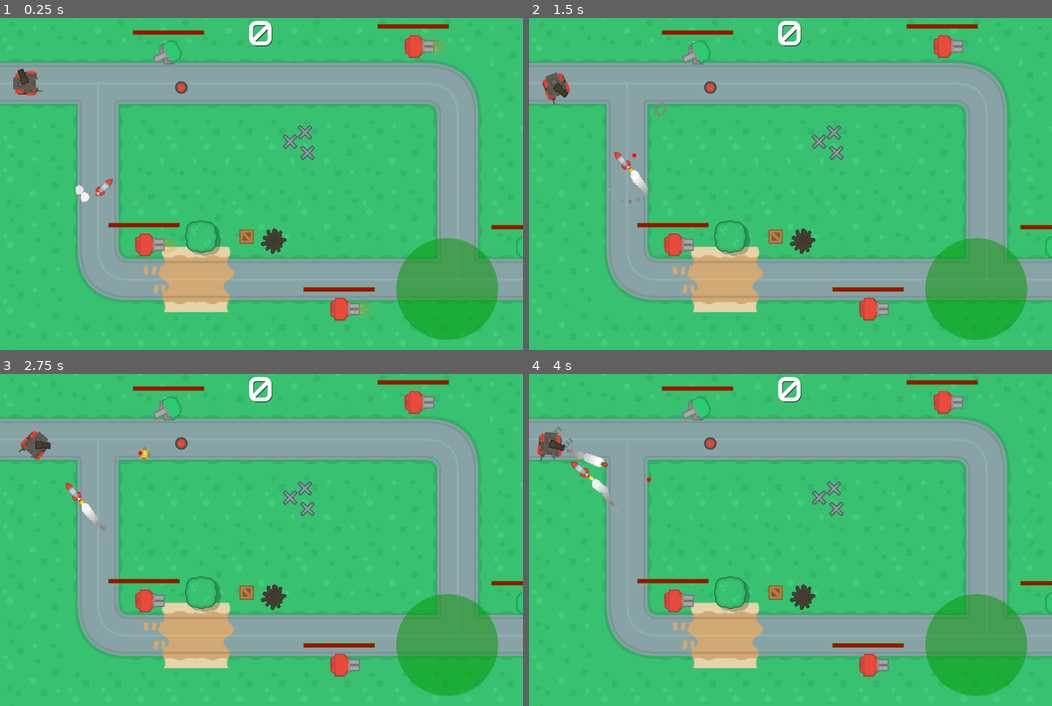
Above: before the commit, frames 1-4 (two rows, left to right).
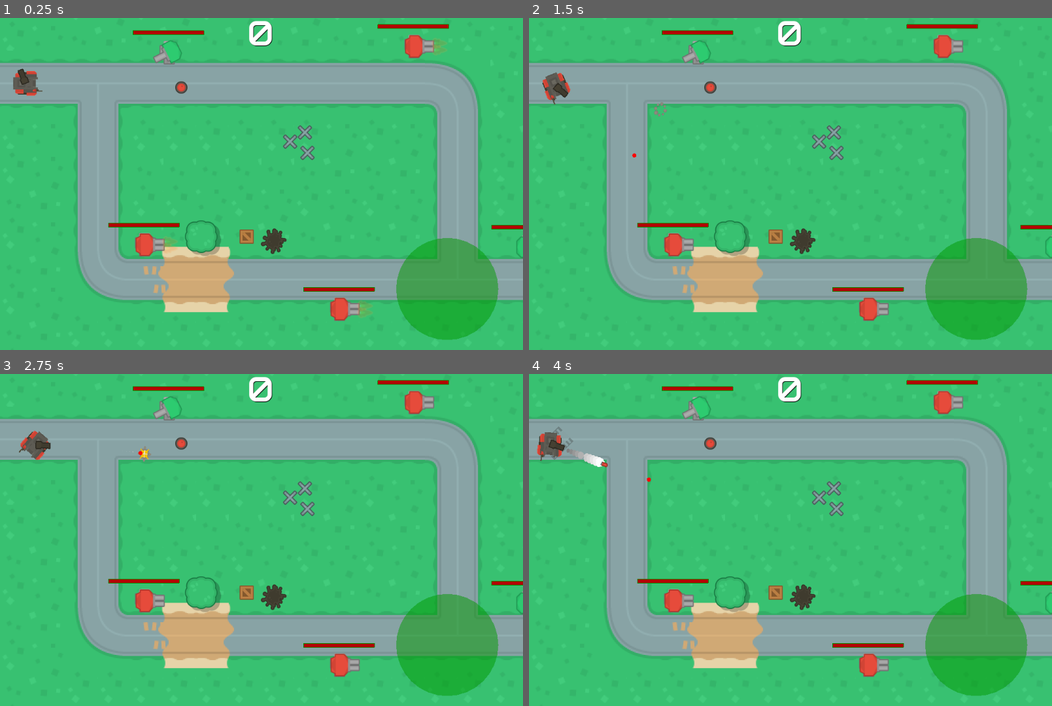
Above: after the commit, the same moments.

Repository: soapmactavish23/rogue_tank
Game: Godot game, scene res://scenes/game.tscn
Same seed, same stepped clock (60 frames per second), same inputs: the game is played once before the commit and once after it.
Inputs (mouse positions are in pixels of both pictures, inside the frame that each line leads up to):
- Up to frame 1 (0.25 s): no input
- Up to frame 2 (1.5 s): move the mouse to (905, 167) at 0.52 s; hold Right (ui_right) 0.53-1.28 s; tap Space (ui_shoot) at 0.6 s; move the mouse to (685, 200) at 1.27 s; hold Down (ui_down) from 1.28 s (still down); right-click (685, 200) at 1.35 s
- Up to frame 3 (2.75 s): tap Space (ui_shoot) at 1.55, 2.1 s; move the mouse to (313, 466) at 2.02 s; release Down (ui_down) at 2.03 s; hold Right (ui_right) from 2.03 s (still down)
- Up to frame 4 (4 s): move the mouse to (764, 606) at 2.77 s; release Right (ui_right) at 2.78 s; hold Up (ui_up) 2.78-3.53 s; tap Space (ui_shoot) at 2.85, 3.8 s; move the mouse to (947, 589) at 3.52 s; hold Left (ui_left) from 3.53 s (still down); right-click (947, 589) at 3.6 s

The runs differ from the first frame. In frame 1, 0.2% of the frame differs, in the area x 14-22%, y 48-56%; in frame 2, 0.2%; in frame 3, 0.2%; in frame 4, 0.2%, in the area x 8-17%, y 26-40%.

Commit message:
86. 82 - Disparando os misseis teleguiados

Diff:
--- a/HOME.gd
+++ b/HOME.gd
@@ -1,6 +1,7 @@
 extends Area2D
 
-const rot_vel = PI * .1
+const PRE_MISSEL = preload("res://scenes/home_missel.tscn")
+var rot_vel = PI * .1
 
 func _ready():
 	pass
@@ -12,5 +13,23 @@
 	var facing = Vector2(cos(rotation), sin(rotation))
 
 	if ht.dot(facing) > 0:
-		print('fire')
+		if $fire_timer.is_stopped():
+			fire()
+			$fire_timer.start()
+	else:
+		$fire_timer.stop()
+
 	return null
+
+func fire():
+	if get_parent().bodies.size():
+		var missel = PRE_MISSEL.instance()
+		get_parent().add_child(missel)
+		missel.rotation = rotation
+		missel.target = get_parent().bodies[0]
+		missel.global_position = $barrel.global_position
+	else:
+		$fire_timer.stop()
+
+func _on_firetimer_timeout():
+	fire()
--- a/scenes/game.tscn
+++ b/scenes/game.tscn
@@ -12,7 +12,6 @@
 [ext_resource path="res://scenes/crateWood.tscn" type="PackedScene" id=10]
 [ext_resource path="res://scenes/barrelBlack_top.tscn" type="PackedScene" id=11]
 [ext_resource path="res://scripts/radar_circle.gd" type="Script" id=12]
-[ext_resource path="res://scenes/home_missel.tscn" type="PackedScene" id=13]
 [ext_resource path="res://scenes/test.gd" type="Script" id=14]
 
 [sub_resource type="DynamicFont" id=1]
@@ -26,9 +25,6 @@
 tile_set = ExtResource( 3 )
 format = 1
 tile_data = PoolIntArray( -131072, 0, 0, -131058, 0, 0, -65534, 0, 0, -65532, 0, 0, -65530, 0, 0, -65528, 0, 0, -65526, …(1865 unchanged characters)…
-
-[node name="home_missel" parent="." instance=ExtResource( 13 )]
-position = Vector2( 194.401, 334.004 )
 
 [node name="Tank" parent="." instance=ExtResource( 2 )]
 position = Vector2( 50, 128 )
--- a/scenes/home_missel.tscn
+++ b/scenes/home_missel.tscn
@@ -30,7 +30,12 @@
 scale_curve = SubResource( 3 )
 color_ramp = SubResource( 5 )
 
+[sub_resource type="CapsuleShape2D" id=6]
+radius = 6.91856
+height = 25.716
+
 [node name="home_missel" type="Area2D"]
+collision_layer = 2
 script = ExtResource( 2 )
 
 [node name="fire" type="Particles2D" parent="."]
@@ -47,3 +52,10 @@
 [node name="smoke" parent="." instance=ExtResource( 3 )]
 position = Vector2( -39.4047, 0.511322 )
 lifetime = 2.0
+
+[node name="shape" type="CollisionShape2D" parent="."]
+position = Vector2( -1.06066, 0.176777 )
+rotation = 1.57079
+shape = SubResource( 6 )
+
+[connection signal="body_entered" from="." to="." method="_on_home_missel_body_entered"]
--- a/scenes/test.gd
+++ b/scenes/test.gd
@@ -1,6 +1,4 @@
 extends Node
-
 
 func _ready():
 	randomize()
-	$home_missel.target = $Tank
--- a/scenes/turret_01.tscn
+++ b/scenes/turret_01.tscn
@@ -367,6 +367,12 @@
 texture = ExtResource( 19 )
 offset = Vector2( 0.0242618, -5.76129 )
 
+[node name="fire_timer" type="Timer" parent="HOME"]
+wait_time = 2.0
+
+[node name="barrel" type="Position2D" parent="HOME"]
+position = Vector2( 46.3515, 0 )
+
 [node name="sensor" type="Area2D" parent="."]
 position = Vector2( 0, 0.25 )
 collision_layer = 0
@@ -415,6 +421,7 @@
 margin_bottom = -34.766
 
 [connection signal="timeout" from="HMG/shoot_timer" to="HMG" method="_on_shoot_timer_timeout"]
+[connection signal="timeout" from="HOME/fire_timer" to="HOME" method="_on_firetimer_timeout"]
 [connection signal="body_entered" from="sensor" to="." method="_on_sensor_body_entered"]
 [connection signal="body_exited" from="sensor" to="." method="_on_sensor_body_exited"]
 [connection signal="damage" from="wake_spot" to="." method="_on_wake_spot_damage"]
--- a/scripts/home_missel.gd
+++ b/scripts/home_missel.gd
@@ -1,15 +1,23 @@
 extends Area2D
 
 var rot_vel = PI
-var vel = 50
+var vel = 150
 var target
+var homming = false
 
 func _ready():
-	pass
+	yield(get_tree().create_timer(1), "timeout")
+	homming = true
 
 func _process(delta):
 	if target:
-		var angle = get_angle_to(target.global_position)
-		if abs(angle) > .01:
-			rotation += rot_vel * delta * sign(angle)
+		if homming:
+			var angle = get_angle_to(target.global_position)
+			if abs(angle) > .01:
+				rotation += rot_vel * delta * sign(angle)
 		translate(Vector2(cos(rotation), sin(rotation)).normalized() * vel * delta)
+
+
+func _on_home_missel_body_entered(body):
+	if body is KinematicBody2D:
+		queue_free()
Not shown: 1 places in scenes/game.tscn that only renumber resources
Not shown: 1 places in scenes/home_missel.tscn that only renumber resources
